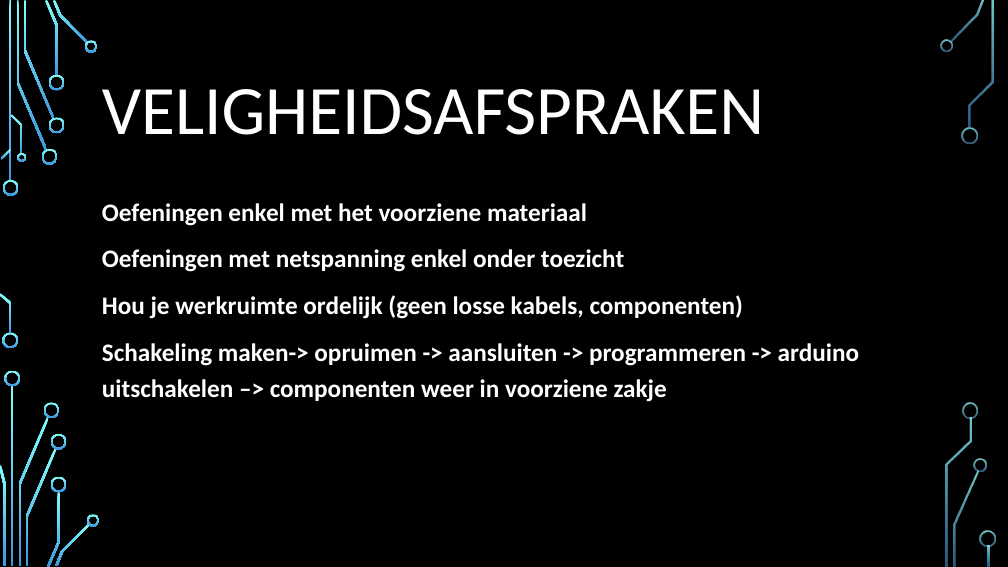
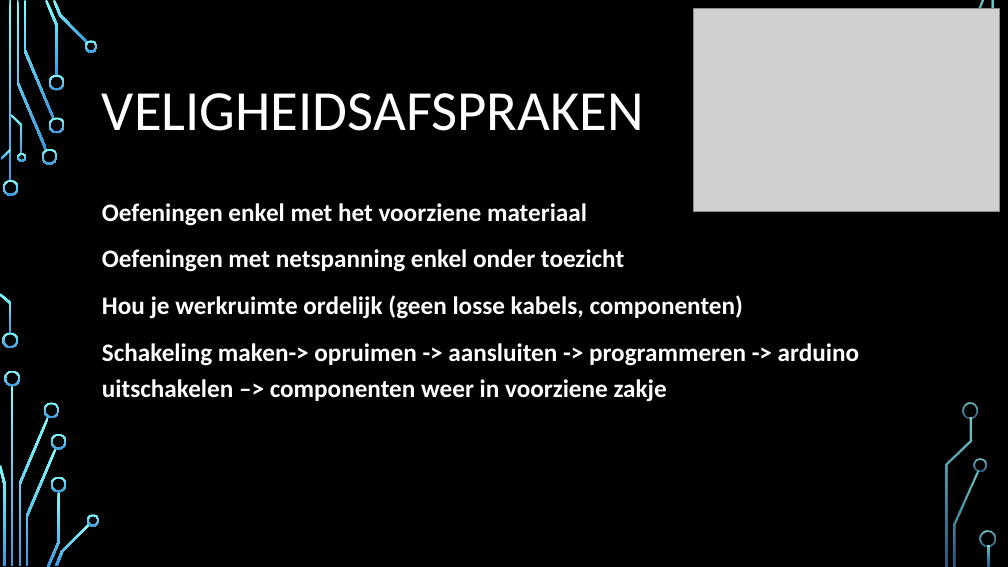
Before and after one commit to tverbesselt/workshop-Electronics-and-arduino, a slide deck: slide 5 of presentaties/Workshop electronics & arduino.pptx. Drawn at 1008x567 pixels with LibreOffice and Linux fonts; fonts in the diff are those of the drawing; grey boxes stand for pictures; background and template pictures are left out. Boxes give left, top, right and bottom in pixels: in the first picture for what was removed or moved away, otherwise in the second. Text is boxed around its words. In the diff, an @@ line names an element or a change of style, - is before the commit and + after.

```diff
--- a/presentaties/Workshop electronics & arduino.pptx
+++ b/presentaties/Workshop electronics & arduino.pptx
@@ picture added at [694,8,1000,212] @@
@@ title "VELIGHEIDSAFSPRAKEN" at [102,93,644,131]: size 66 to 54 pt @@
@@ freeform shape removed at [940,39,953,52] @@
@@ freeform shape removed at [962,127,978,143] @@
```
Also in this commit, not shown: 5 slides added, 2 slides removed.
